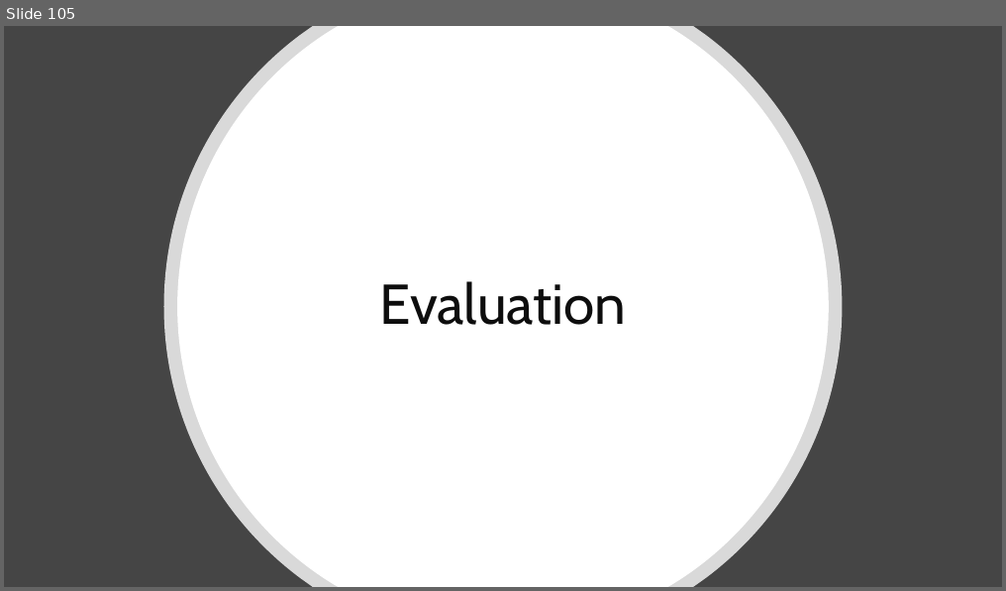
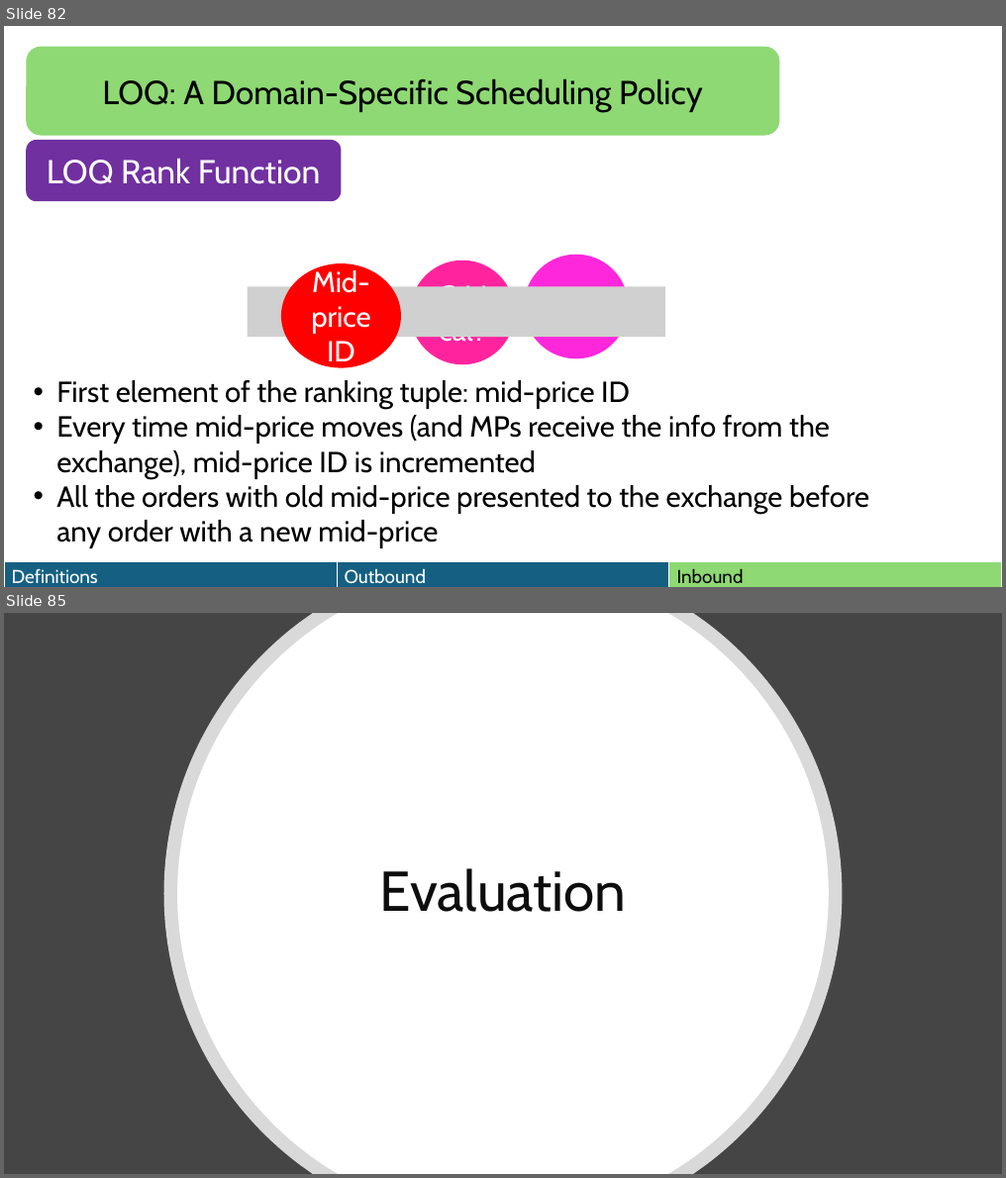
Before and after one commit to HaseebLUMS/Onyx-Presentation, a slide deck: thesis-latency-fairness.pptx. Shown one above the other, each under a label of ours: slide 105 before the commit, slides 82 and 85 after it; the slides between them are not shown. The pictures are 1006x591 and 1006x1178 pixels, drawn with LibreOffice and Linux fonts; fonts in the diff are those of the drawing; grey boxes stand for pictures. Boxes give left, top, right and bottom in pixels: in the first picture for what was removed or moved away, otherwise in the second. Text is boxed around its words. In the diff, an @@ line names an element or a change of style, - is before the commit and + after.

```diff
--- a/thesis-latency-fairness.pptx
+++ b/thesis-latency-fairness.pptx
@@ slide 82 added at [4,26,1002,587], background #FFFFFF @@
@@ rounded rectangle added at [26,46,779,135], fill #8ED973, 32 pt, text #000000 @@
+LOQ: A Domain-Specific Scheduling Policy
@@ rounded rectangle added at [26,140,341,201], fill #7030A0, 32 pt, text #FFFFFF @@
+LOQ Rank Function
@@ ellipse added at [411,261,515,366], fill #FF249E, 28 pt, text #FFFFFF @@
+Critical?
@@ ellipse added at [525,255,629,360], fill #FF27DB, 40 pt, text #FFFFFF @@
+ts
@@ picture added at [248,286,665,337] @@
@@ ellipse added at [281,264,401,369], fill #FF0000, 28 pt, text #FFFFFF @@
+Mid-price ID
@@ text added at [56,380,869,549], 28 pt, text #000000 @@
+• First element of the ranking tuple: mid-price ID
+• Every time mid-price moves (and MPs receive the info from the exchange), mid-price ID is incremented
+• All the orders with old mid-price presented to the exchange before any order with a new mid-price
@@ table added at [4,563,1001,587], 1 rows, 3 columns @@
+Definitions | Outbound | Inbound
@@ what was slide 105 is now slide 85 @@
```
Also in this commit, not shown: 3 slides changed, 16 other slides added, 37 slides removed, 1 other file.
